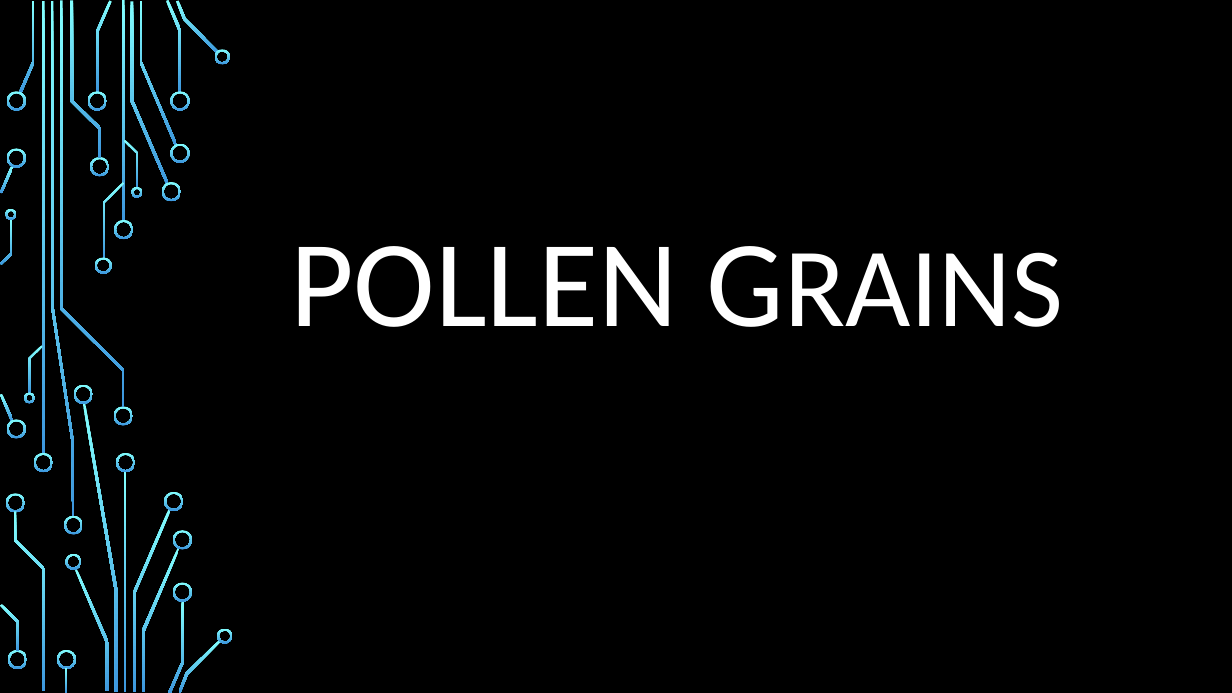
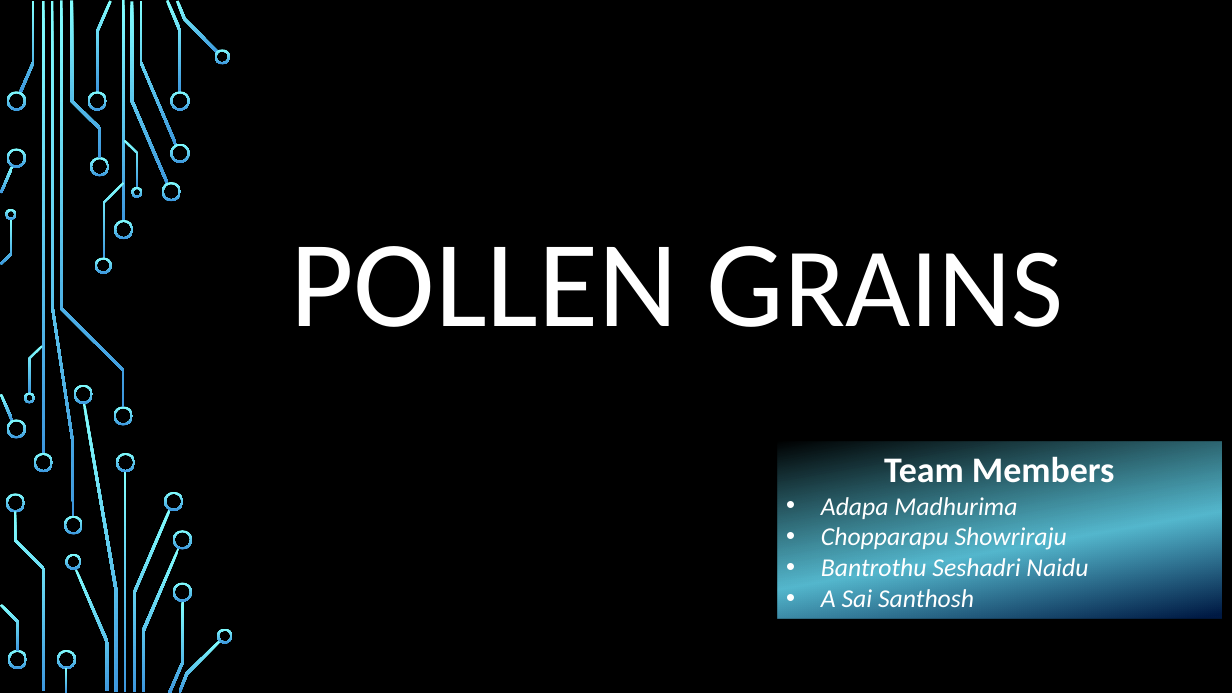
Before and after one commit to showrirajuch/pollen_grain_project, a slide deck: slide 1 of Documentation/pollen grains 1.pptx. Drawn at 1232x693 pixels with LibreOffice and Linux fonts; fonts in the diff are those of the drawing; background and template pictures are left out. Boxes give left, top, right and bottom in pixels: in the first picture for what was removed or moved away, otherwise in the second. Text is boxed around its words. In the diff, an @@ line names an element or a change of style, - is before the commit and + after.

```diff
--- a/Documentation/pollen grains 1.pptx
+++ b/Documentation/pollen grains 1.pptx
@@ rectangle added at (x1=777, y1=442, x2=1222, y2=619), fill gradient #56C6DB to #55B8CE to #011B45, 20 pt, text #FFFFFF, italic @@
+Team Members
+• Adapa Madhurima
+• Chopparapu Showriraju
+• Bantrothu Seshadri Naidu
+• A Sai Santhosh
```
Also in this commit, not shown: 1 other slide changed.
